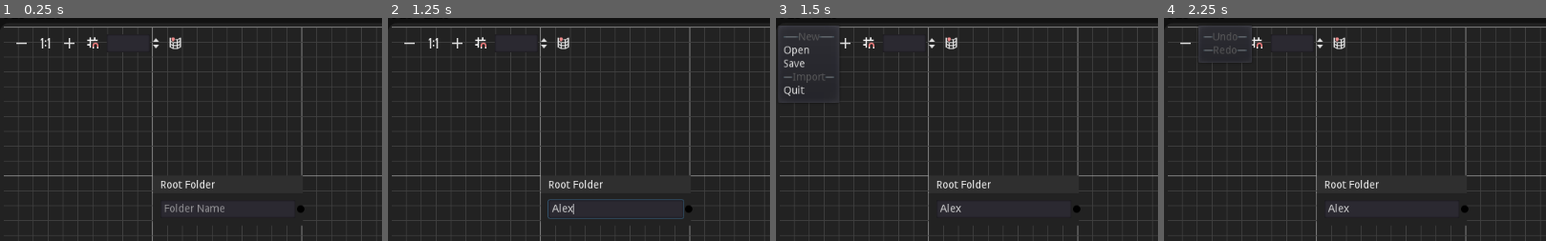
Above: before the commit, frames 1-4 (left to right).
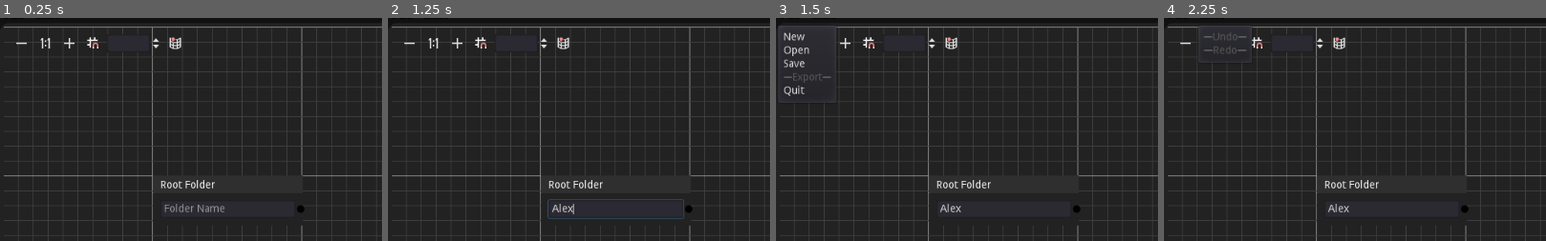
Above: after the commit, the same moments.

Repository: Mercadud/Godot-Project-Planner-Exporter
Game: Godot game, scene res://Scenes/Pages/Main Page.tscn
Two runs of this game, one before a commit and one after it. Both use one fixed random seed, a clock stepped at 60 frames per second and the inputs below.
Inputs (mouse positions are % of the whole screen's width and height, from its top left):
- Up to frame 1 (0.25 s): no input
- Up to frame 2 (1.25 s): click (30, 46) at 0.52 s; type "Alex" at 0.6 s
- Up to frame 3 (1.5 s): click "File" at 1.25 s
- Up to frame 4 (2.25 s): click "Edit" at 2 s
The pictures show only the part of the screen within x 0-50%, y 3-53%; the shares and areas given below are measured in that part.

Frames 1-2 are identical in both runs. In frame 3, 0.3% of the frame differs, in the area x 2-17%, y 3-30%; in frame 4, nothing differs.

Commit message:
added clear all nodes

Diff:
--- a/Scenes/Pages/Main Page.tscn
+++ b/Scenes/Pages/Main Page.tscn
@@ -115,7 +115,7 @@
 margin_bottom = 25.0
 custom_fonts/font = ExtResource( 1 )
 text = "File"
-items = [ "New", null, 0, false, false, 0, 0, null, "", true, "Open", null, 0, false, false, 1, 0, null, "", false, "Save", null, 0, false, false, 2, 0, null, "", false, "Import", null, 0, false, false, 3, 0, null, "", true, "Quit", null, 0, false, false, 4, 0, null, "", false ]
+items = [ "New", null, 0, false, false, 0, 0, null, "", false, "Open", null, 0, false, false, 1, 0, null, "", false, "Save", null, 0, false, false, 2, 0, null, "", false, "Export", null, 0, false, false, 3, 0, null, "", true, "Quit", null, 0, false, false, 4, 0, null, "", false ]
 switch_on_hover = true
 
 [node name="Edit" type="MenuButton" parent="Mount/MainWindow/tileBar/menus"]
--- a/Scenes/nodes/Folder.tscn
+++ b/Scenes/nodes/Folder.tscn
@@ -4,7 +4,9 @@
 [ext_resource path="res://Themes/Nodes/Folder/SelectedFrame.tres" type="StyleBox" id=2]
 [ext_resource path="res://Script/Tree/nodes/Folder.gd" type="Script" id=3]
 
-[node name="Folder" type="GraphNode"]
+[node name="Folder" type="GraphNode" groups=[
+"nodes",
+]]
 anchor_left = 0.5
 anchor_top = 0.5
 anchor_right = 0.5
--- a/Scenes/nodes/Node.tscn
+++ b/Scenes/nodes/Node.tscn
@@ -4,7 +4,9 @@
 [ext_resource path="res://Themes/Nodes/node/Frame.tres" type="StyleBox" id=2]
 [ext_resource path="res://Script/Tree/nodes/Node.gd" type="Script" id=3]
 
-[node name="Node" type="GraphNode"]
+[node name="Node" type="GraphNode" groups=[
+"nodes",
+]]
 margin_left = 6.0
 margin_top = 6.0
 margin_right = 207.0
--- a/Scenes/nodes/Scene.tscn
+++ b/Scenes/nodes/Scene.tscn
@@ -4,7 +4,9 @@
 [ext_resource path="res://Themes/Nodes/Scene/Frame.tres" type="StyleBox" id=2]
 [ext_resource path="res://Script/Tree/nodes/Scene.gd" type="Script" id=3]
 
-[node name="Scene" type="GraphNode"]
+[node name="Scene" type="GraphNode" groups=[
+"nodes",
+]]
 margin_left = 6.0
 margin_top = 6.0
 margin_right = 207.0
--- a/Scenes/nodes/Script.tscn
+++ b/Scenes/nodes/Script.tscn
@@ -4,7 +4,9 @@
 [ext_resource path="res://Themes/Nodes/Script/Frame.tres" type="StyleBox" id=2]
 [ext_resource path="res://Script/Tree/nodes/Script.gd" type="Script" id=3]
 
-[node name="Script" type="GraphNode"]
+[node name="Script" type="GraphNode" groups=[
+"nodes",
+]]
 margin_left = 6.0
 margin_top = 6.0
 margin_right = 207.0
--- a/Script/menus.gd
+++ b/Script/menus.gd
@@ -17,7 +17,7 @@
 	elif id == 2:
 		SavePressed()
 	elif id == 3:
-		ImportPressed()
+		ExportPressed()
 	elif id == 4:
 		QuitPressed()
 
@@ -28,7 +28,9 @@
 		redoPressed()
 
 func NewPressed():
-	pass
+	var nodes = get_tree().get_nodes_in_group("nodes")
+	for i in nodes:
+		i.queue_free()
 
 func OpenPressed():
 	fileLocation.mode = FileDialog.MODE_OPEN_FILE
@@ -38,7 +40,7 @@
 	fileLocation.mode = FileDialog.MODE_SAVE_FILE
 	fileLocation.popup_centered()
 
-func ImportPressed():
+func ExportPressed():
 	pass
 
 func QuitPressed():
@@ -52,6 +54,7 @@
 	if fileLocation.mode == FileDialog.MODE_SAVE_FILE:
 		data.save()
 	elif fileLocation.mode == FileDialog.MODE_OPEN_FILE:
+		NewPressed()
 		data.loadProject()
 
 func undoPressed():
